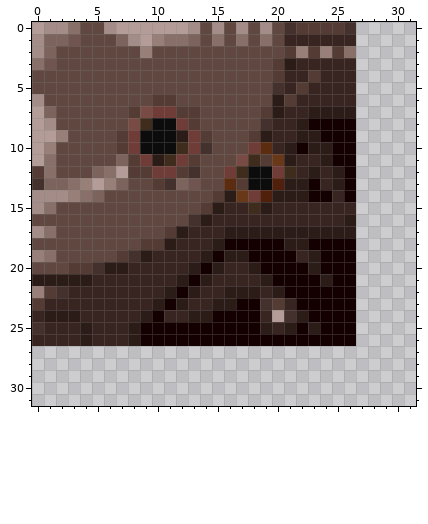
File history of a pixel-art sprite, Resources/Basebits/Ruins/XPZ_Hangar_S4_Civilian_4.png. Above, as it was before the edit.
The file is 32x32 pixels.
The result:
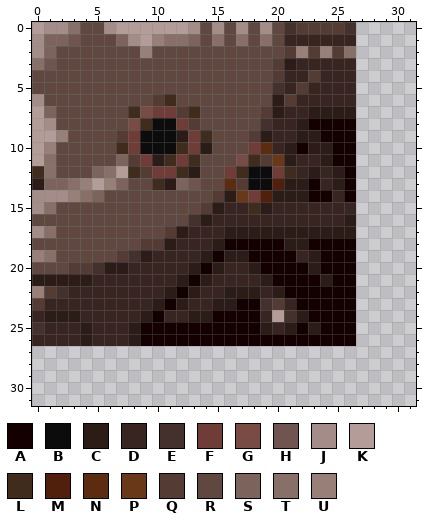
Palette (. is transparent): A #140000  B #0c0c0c  C #2c1c18  D #382420  E #44302c  F #703c38  G #784c44  H #705450  J #a48c88  K #b49c98  L #402c1c  M #50200c  N #5c2c10  P #683818  Q #543c34  R #604840  S #7c645c  T #887068  U #988078
Change:
{"y":6,"x":11,"old":"Q","new":"L"}
{"y":7,"x":8,"old":"Q","new":"L"}
{"y":7,"x":13,"old":"Q","new":"L"}
{"y":9,"x":14,"old":"Q","new":"L"}
{"y":10,"x":7,"old":"Q","new":"L"}
{"y":10,"x":14,"old":"E","new":"C"}
{"y":11,"x":13,"old":"Q","new":"L"}
{"y":12,"x":0,"old":"Q","new":"L"}
{"y":12,"x":8,"old":"Q","new":"L"}
{"y":12,"x":12,"old":"QE","new":"LC"}
{"y":13,"x":0,"old":"E","new":"C"}
{"y":13,"x":10,"old":"QE","new":"LC"}
{"label":"changed","picture_box":[116,94,212,190]}
{"label":"changed","picture_box":[32,166,44,190]}
